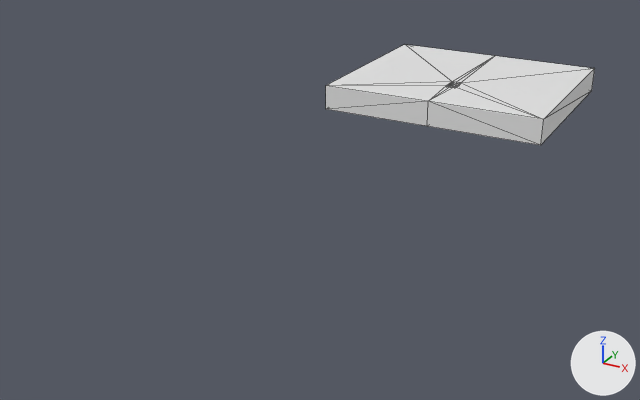
A saved change to the FBX model testmodels/testmap/testmap.fbx.
Rendered twice from a 50 mm lens placed at (123.0, -339.0, 105.0), pointed at (-8.0, -101.0, -14.0). Every picture has the same lights, and +X, +Y and +Z are marked at lower right. Mesh edges are drawn as thin lines. Where no turn or scale is listed for an object, it has been applied to the vertices.

Objects in the first picture: 'The Cube'.
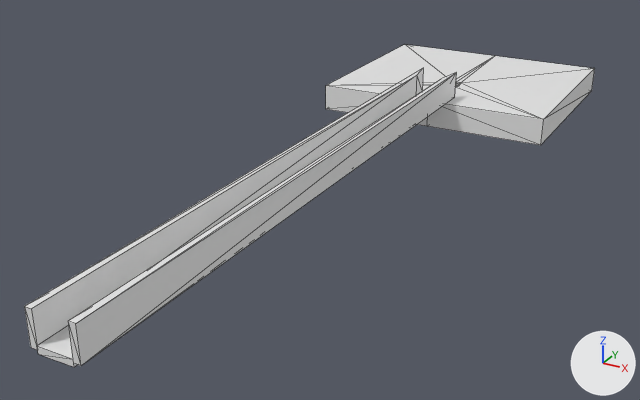
The newer file is also turned or shifted as a whole; pictures and numbers use the older file's frame.

Changed parts and their boxes (x1, y1, x2, y2) in the pictures (640 x 400 px):
'Runway Wall Left', added: after (68, 72, 457, 366)
'Runway Wall Right', added: after (24, 68, 423, 350)
'Runway', added: after (37, 325, 77, 367)

The change, as a list of edits to the scene's bpy script:
```text
Add mat_testmap_002:
    mat_testmap_002 = principled_material('testmap.002')
    mat_testmap_002.base_color = (0.8, 0.8, 0.8)  # white #e7e7e7
Add mat_testmap_001:
    mat_testmap_001 = principled_material('testmap.001')
    mat_testmap_001.base_color = (0.8, 0.8, 0.8)  # white #e7e7e7
Add me_cube_006:
    me_cube_006.from_pydata([(-1.0, -100.0, 5.0), (1.0, -100.0, 5.0), (-1.0, 111.0, 5.0), (1.0, 100.0, 5.0), (-1.0, -100.0, -5.0), (1.0, -100.0, -5.0), (-1.0, 111.0, -5.0), (1.0, 100.0, -5.0)], [], [(0, 3, 2), (3, 6, 2), (7, 4, 6), (5, 0, 4), (6, 0, 2), (3, 5, 7), (0, 1, 3), (3, 7, 6), (7, 5, 4), (5, 1, 0), (6, 4, 0), (3, 1, 5)])
    me_cube_006.materials.append(mat_testmap_002)  # its picture is missing
Add me_cube_004:
    me_cube_004.from_pydata([(-5.0, -100.0, -1.0), (-5.0, -100.0, 1.0), (-5.0, 111.0, -1.0), (-5.0, 100.0, 1.0), (5.0, -100.0, -1.0), (5.0, -100.0, 1.0), (5.0, 111.0, -1.0), (5.0, 100.0, 1.0)], [], [(0, 3, 2), (3, 6, 2), (7, 4, 6), (5, 0, 4), (6, 0, 2), (3, 5, 7), (0, 1, 3), (3, 7, 6), (7, 5, 4), (5, 1, 0), (6, 4, 0), (3, 1, 5)])
    me_cube_004.materials.append(mat_testmap)  # its picture is missing
Add me_cube_005:
    me_cube_005.from_pydata([(1.0, -100.0, -5.0), (-1.0, -100.0, -5.0), (1.0, 111.0, -5.0), (-1.0, 100.0, -5.0), (1.0, -100.0, 5.0), (-1.0, -100.0, 5.0), (1.0, 111.0, 5.0), (-1.0, 100.0, 5.0)], [], [(0, 3, 2), (3, 6, 2), (7, 4, 6), (5, 0, 4), (6, 0, 2), (3, 5, 7), (0, 1, 3), (3, 7, 6), (7, 5, 4), (5, 1, 0), (6, 4, 0), (3, 1, 5)])
    me_cube_005.materials.append(mat_testmap_001)  # its picture is missing
Add ob_runway_wall_right:
    ob_runway_wall_right = bpy.data.objects.new('Runway Wall Right', me_cube_006)
    ob_runway_wall_right.location = (-6.0, -129.0, 6.6)
Add ob_runway:
    ob_runway = bpy.data.objects.new('Runway', me_cube_004)
    ob_runway.location = (0.0, -129.0, 1.6)
Add ob_runway_wall_left:
    ob_runway_wall_left = bpy.data.objects.new('Runway Wall Left', me_cube_005)
    ob_runway_wall_left.location = (6.0, -129.0, 6.6)
```
